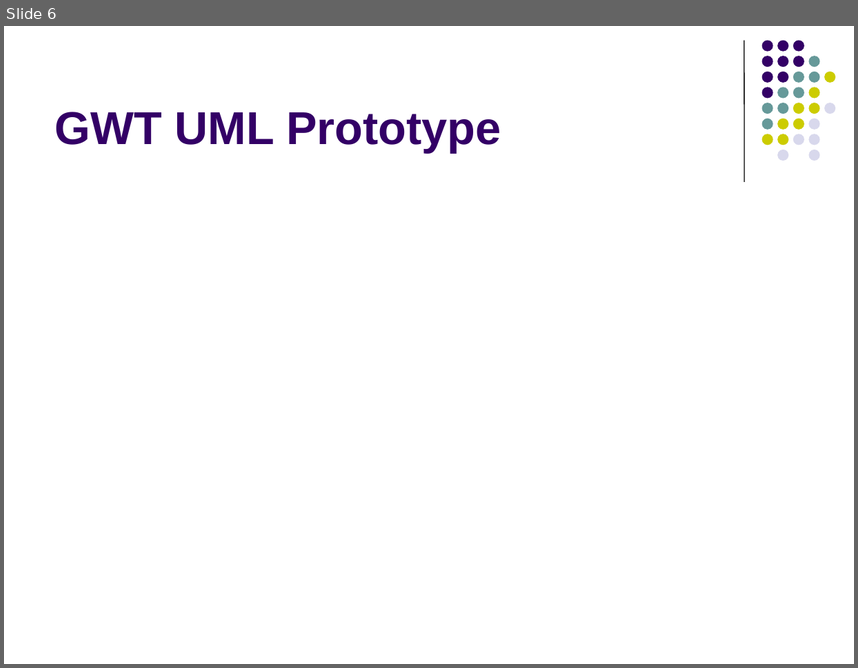
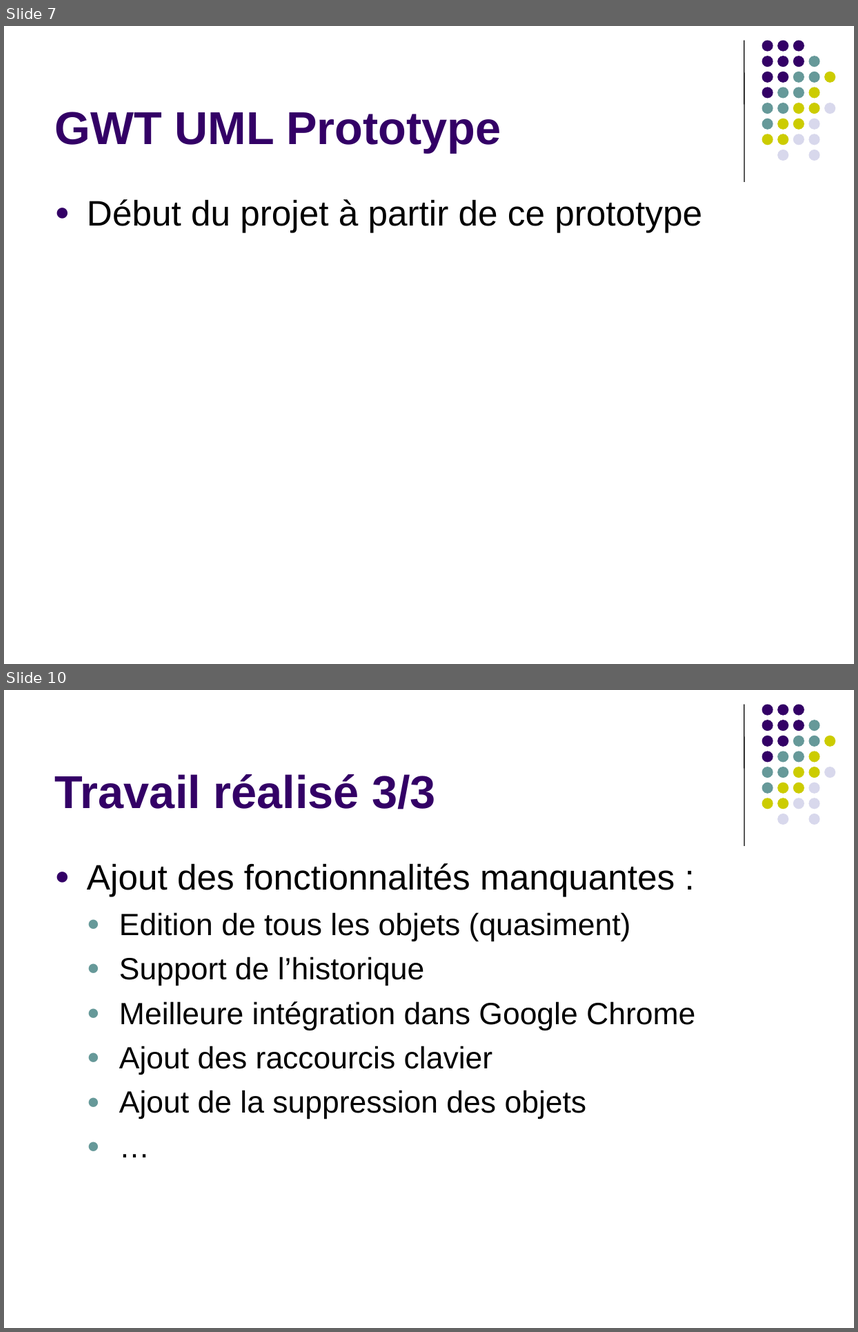
Before and after one commit to raphaelbrugier/gwtuml, a slide deck: wiki/PresentationSoutenanceMiParcours.ppt. Shown one above the other, each under a label of ours: slide 6 before the commit, slides 7 and 10 after it; the slides between them are not shown. The pictures are 858x668 and 858x1332 pixels, drawn with LibreOffice and Linux fonts; fonts in the diff are those of the drawing. Boxes give left, top, right and bottom in pixels: in the first picture for what was removed or moved away, otherwise in the second. Text is boxed around its words. In the diff, an @@ line names an element or a change of style, - is before the commit and + after.

```diff
--- a/wiki/PresentationSoutenanceMiParcours.ppt
+++ b/wiki/PresentationSoutenanceMiParcours.ppt
@@ slide 10 added at [4, 690, 854, 1328], background #FFFFFF; not listed: 32 template elements that a slide beside it also shows @@
@@ title added at [55, 774, 436, 809], 39 pt, text #330066, bold @@
+Travail réalisé 3/3
@@ text added at [87, 863, 695, 1119], 26 pt, text #000000 @@
+● Ajout des fonctionnalités manquantes :
+  ● Edition de tous les objets (quasiment)
+  ● Support de l’historique
+  ● Meilleure intégration dans Google Chrome
+  ● Ajout des raccourcis clavier
+  ● Ajout de la suppression des objets
+  ● …
@@ what was slide 6 is now slide 7 @@
@@ slide 7 changed as well @@
@@ text added at [87, 199, 702, 232], 30 pt, text #000000 @@
+● Début du projet à partir de ce prototype
```
Also in this commit, not shown: 1 other slide changed, 12 other slides added, 7 slides removed, 1 other file.
